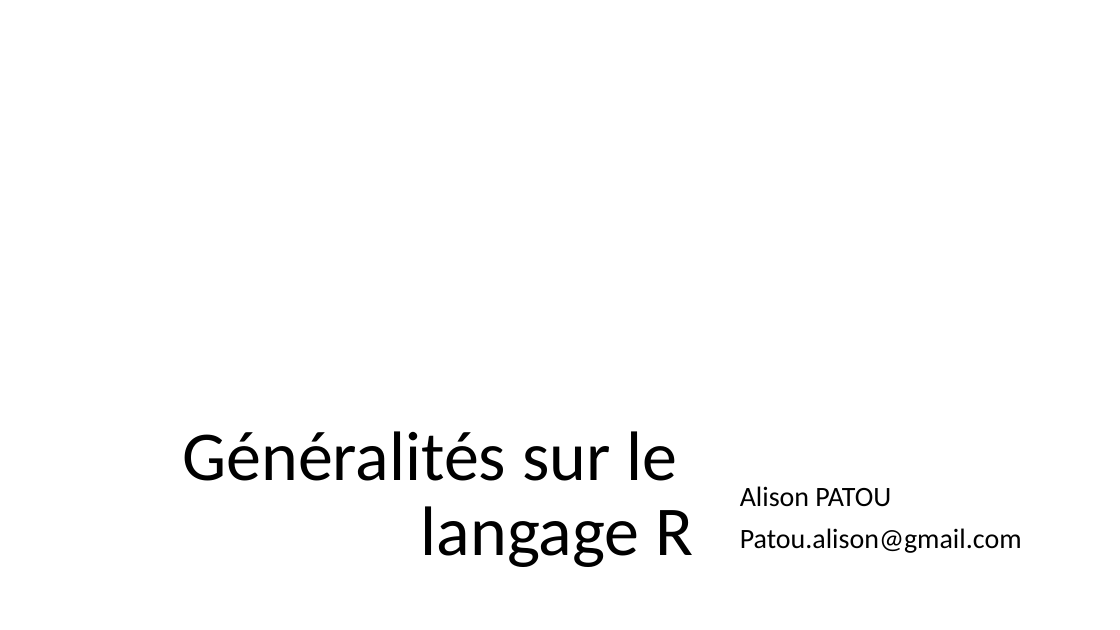
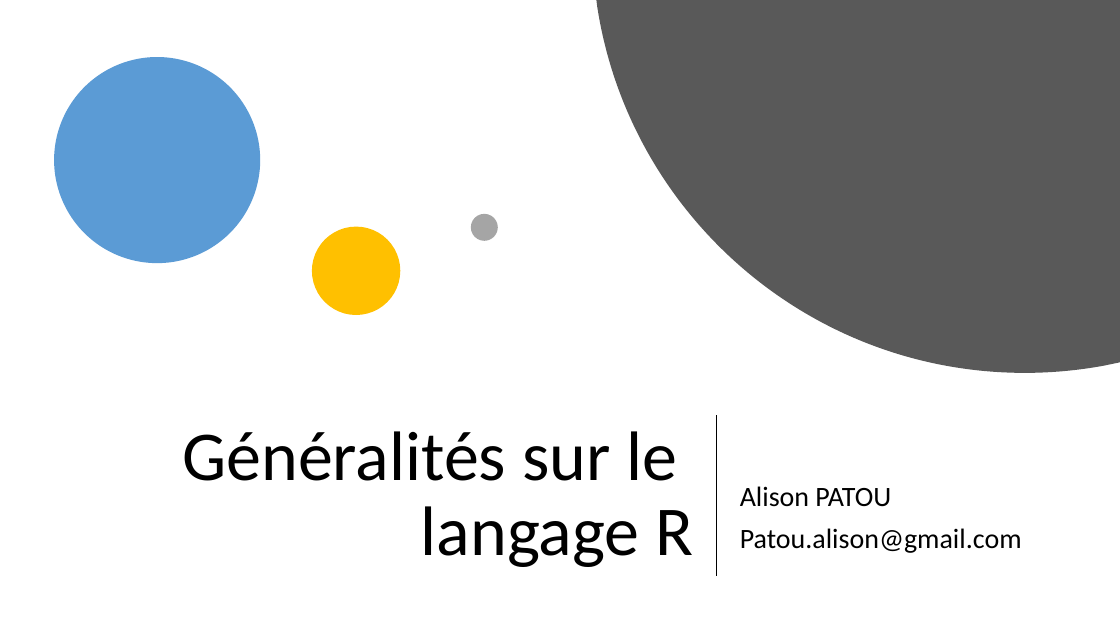
Before and after one commit to Arkantick/Enseignement_EPSI_LangageR, a slide deck: slide 1 of EPSI/Langage R/Généralités R/Environnement_R_Cours.pptx. Drawn at 1120x630 pixels with LibreOffice and Linux fonts; fonts in the diff are those of the drawing. Boxes give left, top, right and bottom in pixels: in the first picture for what was removed or moved away, otherwise in the second. Text is boxed around its words. In the diff, an @@ line names an element or a change of style, - is before the commit and + after.

```diff
--- a/EPSI/Langage R/Généralités R/Environnement_R_Cours.pptx
+++ b/EPSI/Langage R/Généralités R/Environnement_R_Cours.pptx
@@ freeform shape added at bbox=[597, 0, 1120, 373], fill #595959 @@
@@ ellipse added at bbox=[54, 57, 260, 263], fill #5B9BD5 @@
@@ ellipse added at bbox=[312, 227, 400, 315], fill #FFC000 @@
@@ ellipse added at bbox=[471, 214, 498, 241], fill #A5A5A5 @@
@@ line added from (717, 416) to (717, 576), #000000 1.5 pt @@
```
Also in this commit, not shown: 2 other slides changed, 5 slides added.
